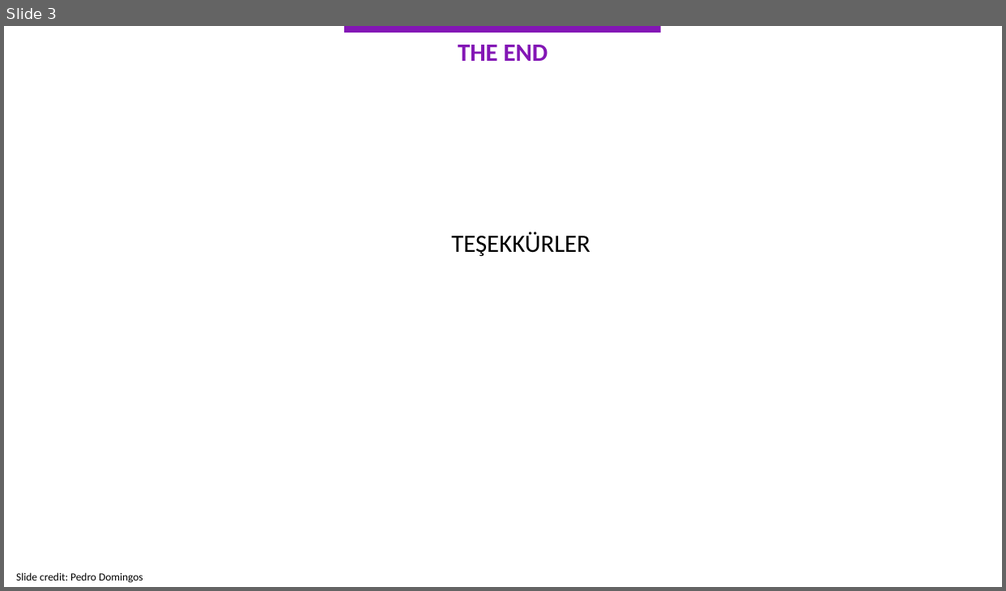
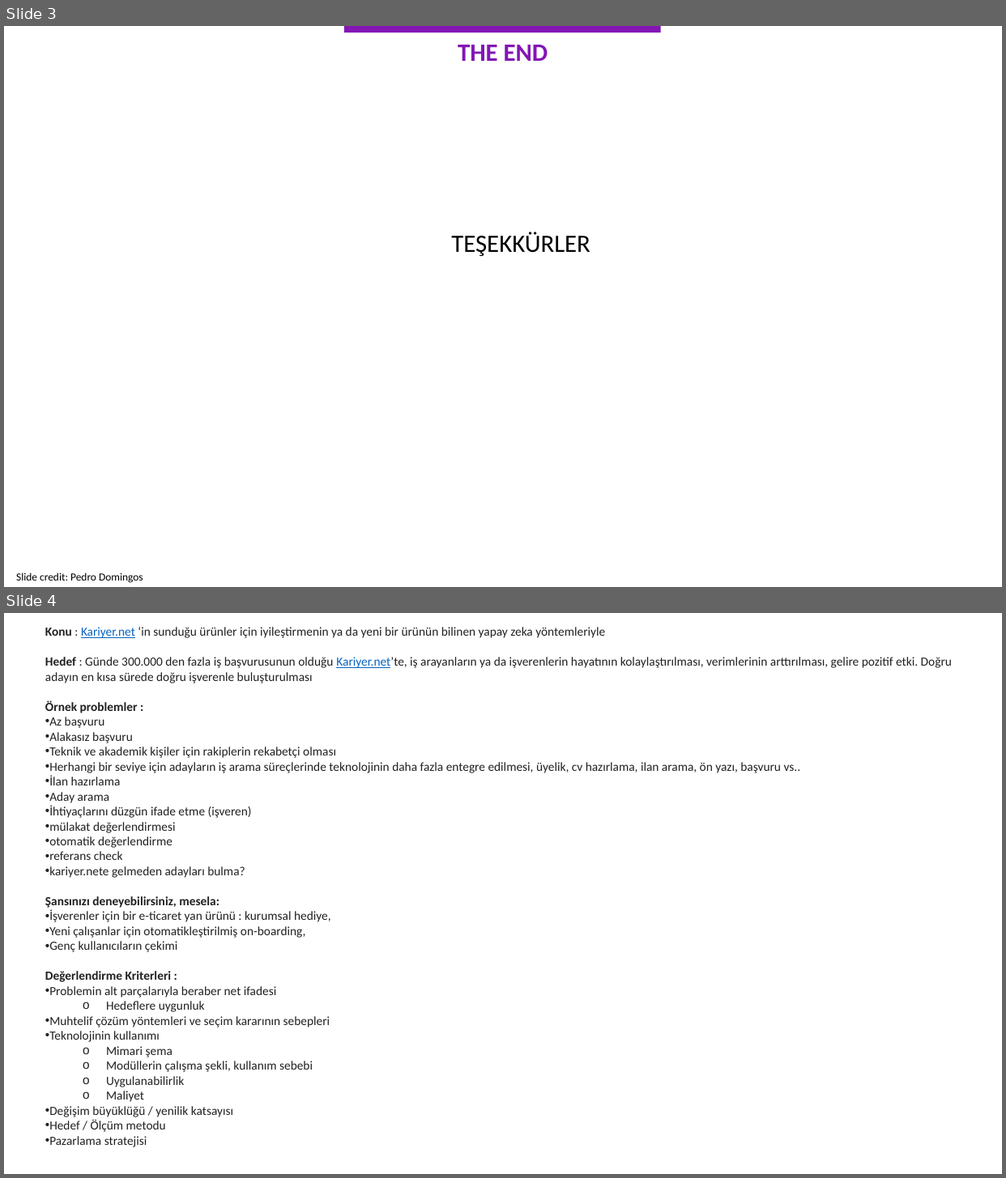
Before and after one commit to kemalcankara/anlp2023, a slide deck: Slides/4.KRY-ANLP_11Mayis.pptx. Shown one above the other, each under a label of ours: slide 3 before the commit, slides 3 and 4 after it. The pictures are 1006x591 and 1006x1178 pixels, drawn with LibreOffice and Linux fonts; fonts in the diff are those of the drawing. Boxes give left, top, right and bottom in pixels: in the first picture for what was removed or moved away, otherwise in the second. Text is boxed around its words. In the diff, an @@ line names an element or a change of style, - is before the commit and + after.

```diff
--- a/Slides/4.KRY-ANLP_11Mayis.pptx
+++ b/Slides/4.KRY-ANLP_11Mayis.pptx
@@ slide 4 added at box(4, 613, 1002, 1174), background #FFFFFF @@
@@ text added at box(45, 627, 952, 1148), 12 pt, text #212121 @@
+Konu : Kariyer.net ‘in sunduğu ürünler için iyileştirmenin ya da yeni bir ürünün bilinen yapay zeka yöntemleriyle
+Hedef : Günde 300.000 den fazla iş başvurusunun olduğu Kariyer.net’te, iş arayanların ya da işverenlerin hayatının kolaylaştırılması, verimlerinin arttırılması, gelire pozitif etki. Doğru adayın en kısa sürede doğru işverenle buluşturulması
+Örnek problemler :
+• Az başvuru
+• Alakasız başvuru
+• Teknik ve akademik kişiler için rakiplerin rekabetçi olması
+• Herhangi bir seviye için adayların iş arama süreçlerinde teknolojinin daha fazla entegre edilmesi, üyelik, cv hazırlama, ilan arama, ön yazı, başvuru vs..
+• İlan hazırlama
+• Aday arama
+• İhtiyaçlarını düzgün ifade etme (işveren)
+• mülakat değerlendirmesi
+• otomatik değerlendirme
+• referans check
+• kariyer.nete gelmeden adayları bulma?
+Şansınızı deneyebilirsiniz, mesela:
+• İşverenler için bir e-ticaret yan ürünü : kurumsal hediye,
+• Yeni çalışanlar için otomatikleştirilmiş on-boarding,
+• Genç kullanıcıların çekimi
+Değerlendirme Kriterleri :
+• Problemin alt parçalarıyla beraber net ifadesi
+  o Hedeflere uygunluk
+• Muhtelif çözüm yöntemleri ve seçim kararının sebepleri
+• Teknolojinin kullanımı
+  o Mimari şema
+  o Modüllerin çalışma şekli, kullanım sebebi
+  o Uygulanabilirlik
+  o Maliyet
+• Değişim büyüklüğü / yenilik katsayısı
+• Hedef / Ölçüm metodu
+• Pazarlama stratejisi
```
Also in this commit, not shown: 1 other slide added.
